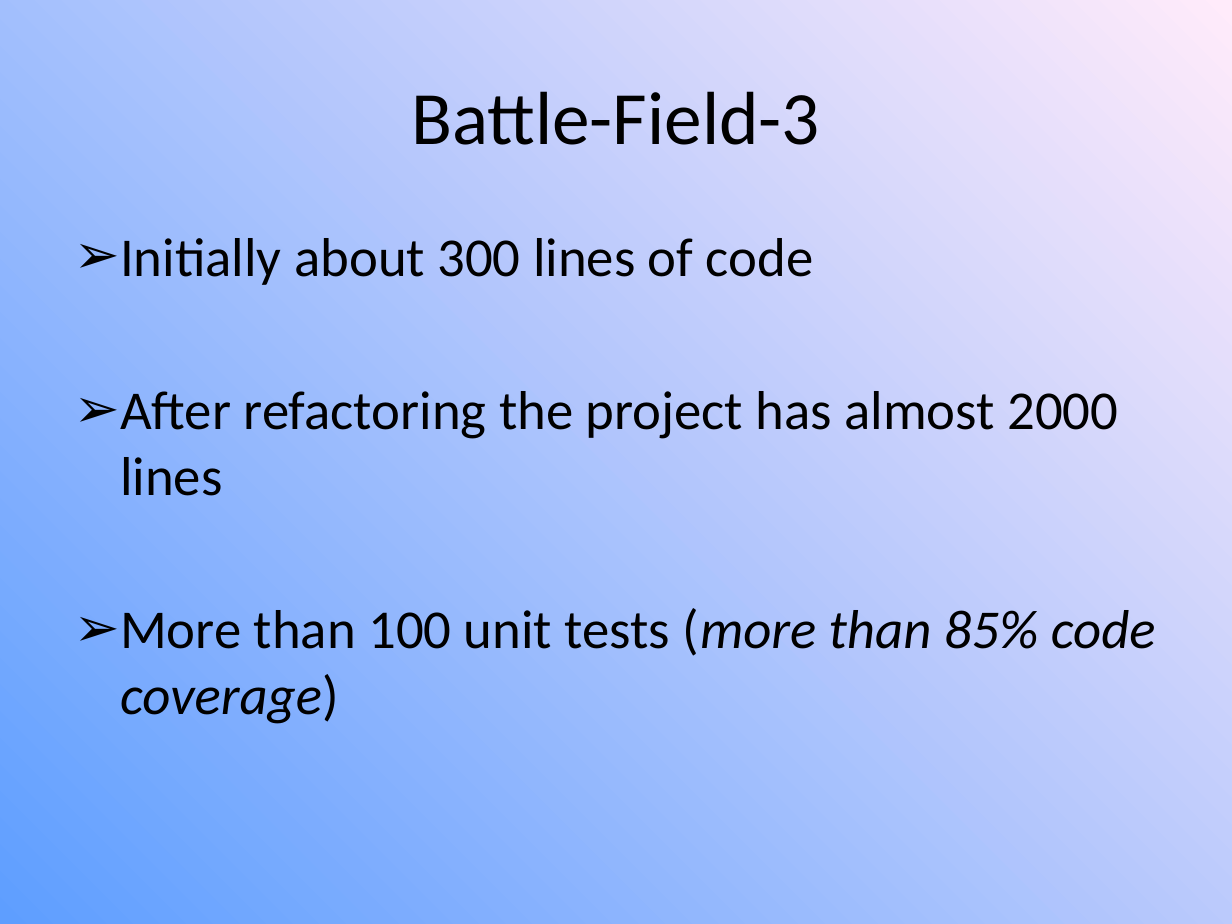
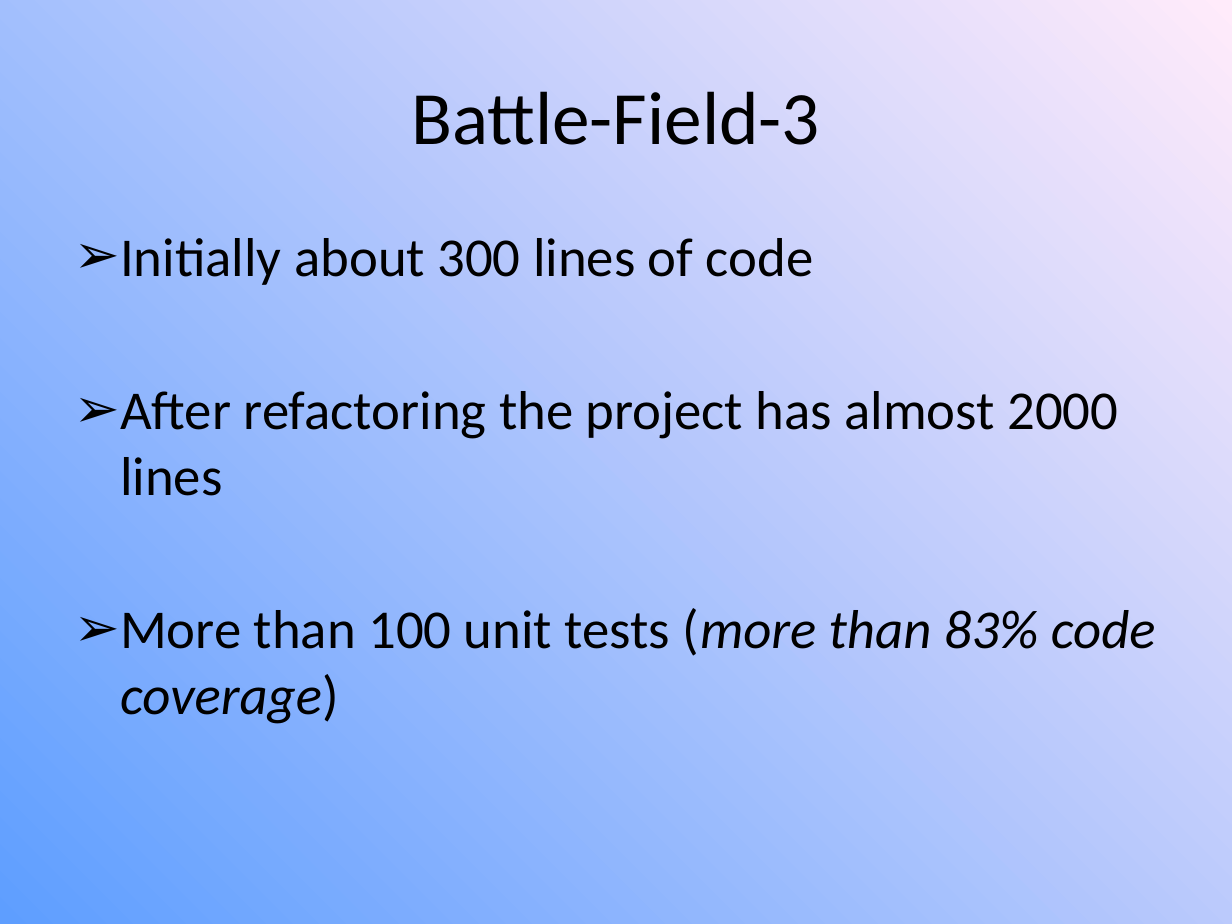
Before and after one commit to teamworkkpk/Battlefield-3-KPK, a slide deck: slide 8 of High-quality programming code Battlefield 3.pptx. Drawn at 1232x924 pixels with LibreOffice and Linux fonts; fonts in the diff are those of the drawing. Boxes give left, top, right and bottom in pixels: in the first picture for what was removed or moved away, otherwise in the second. Text is boxed around its words. In the diff, an @@ line names an element or a change of style, - is before the commit and + after.

Commit message:
presentation

```diff
--- a/High-quality programming code Battlefield 3.pptx
+++ b/High-quality programming code Battlefield 3.pptx
@@ text at (x1=120, y1=608, x2=1156, y2=724): text changed @@
-➢ More than 100 unit tests (more than 85% code coverage)
+➢ More than 100 unit tests (more than 83% code coverage)
```
Also in this commit, not shown: 1 other slide changed.
